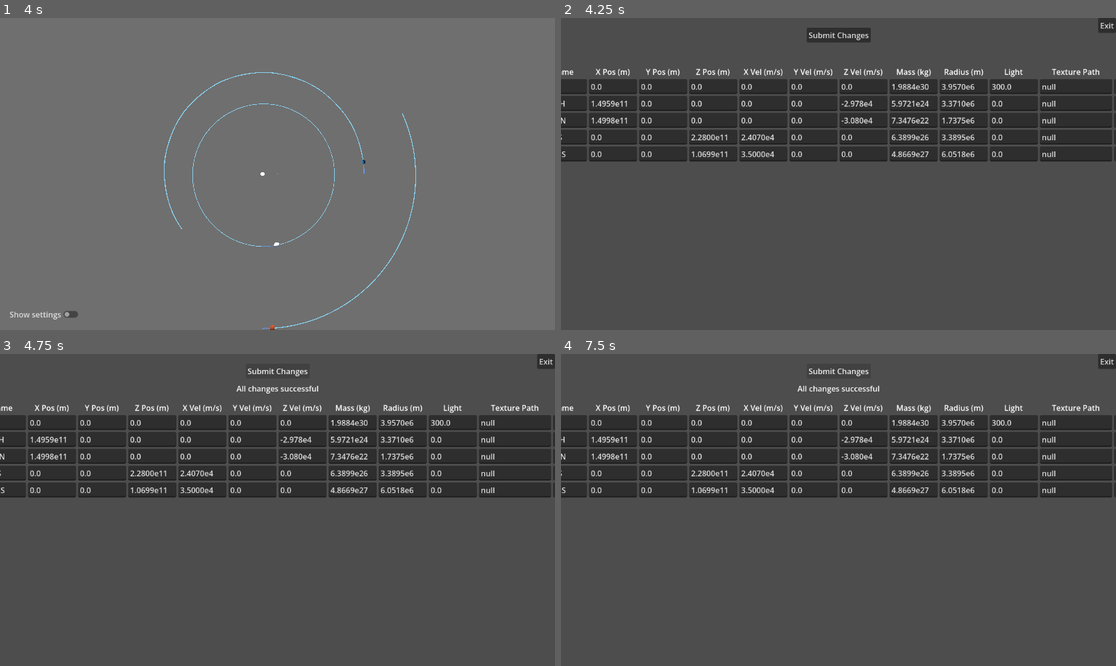
Above: before the commit, frames 1-4 (two rows, left to right).
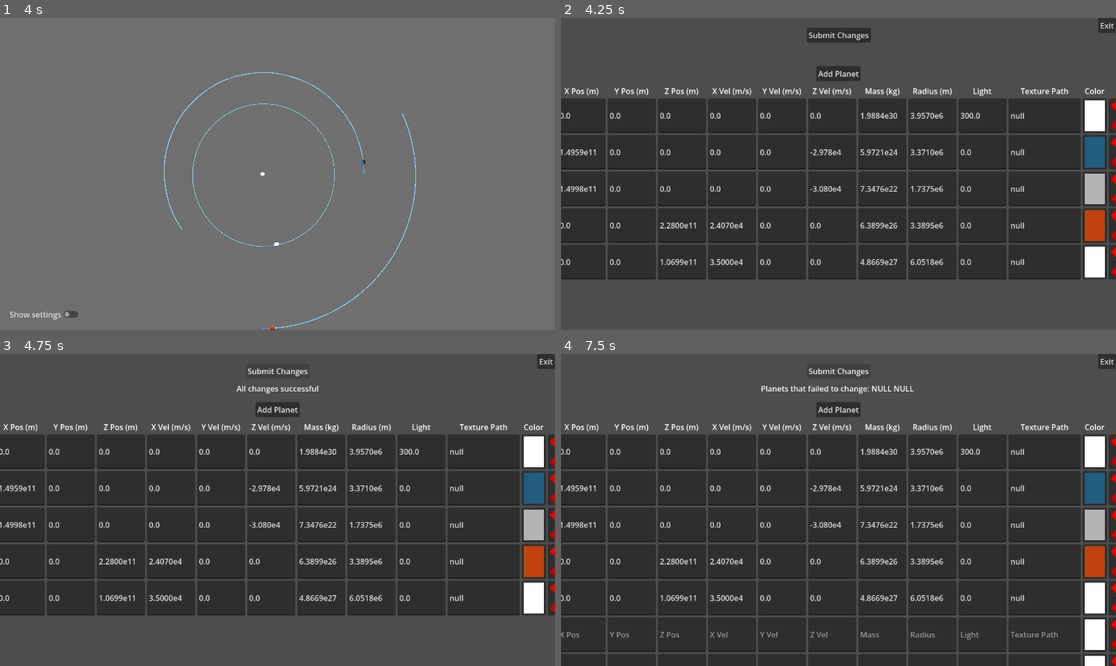
Above: after the commit, the same moments.

Repository: DarkLegend001/Space-Simulator
Game: Godot game, scene res://main/main.tscn
Same seed, same stepped clock (60 frames per second), same inputs: the game is played once before the commit and once after it. A sky picture missing from this copy of the repository is replaced by a grey-blue gradient.
Inputs (mouse positions are in pixels of both pictures, inside the frame that each line leads up to):
- Up to frame 1 (4 s): tap Enter at 0.5 s; move the mouse to (399, 158) at 0.52 s; hold S (camera_back) 0.53-1.28 s; click (399, 158) at 0.67 s; move the mouse to (166, 189) at 1.27 s; tap C (camera_down) at 1.35 s; click (166, 189) at 1.42 s; move the mouse to (333, 105) at 2.02 s; hold W (camera_forward) 2.03-2.78 s; click (333, 105) at 2.17 s; move the mouse to (249, 236) at 2.77 s; tap A (camera_left) at 2.85 s; click (249, 236) at 2.92 s; tap Space (camera_up) at 3.5 s; move the mouse to (444, 220) at 3.52 s; hold D (camera_right) from 3.53 s (still down); click (444, 220) at 3.67 s
- Up to frame 2 (4.25 s): keep holding D (camera_right); tap Escape (ui_cancel) at 4.15 s
- Up to frame 3 (4.75 s): release D (camera_right) at 4.25 s; click "Submit Changes" at 4.25 s
- Up to frame 4 (7.5 s): click (838, 410) at 5 s, where only the run after the commit has a clickable "Add Planet"; click "Submit Changes" at 5.75 s; click (838, 410) at 6.5 s, where only the run after the commit has a clickable "Add Planet"; click "Submit Changes" at 7.25 s

Frame 1 is identical in both runs. In frame 2, 46% of the frame differs, in the area x 0-100%, y 15-84%; in frame 3, 46%; in frame 4, 60%, in the area x 0-100%, y 10-100%.

Commit message:
add dynamic number of planets

Diff:
--- a/settings/initial_planets.gd
+++ b/settings/initial_planets.gd
@@ -25,8 +25,10 @@
 		add_planet(title, pos, vel, mass, radius, luminance, color, null)
 
 
-static func remove_planet(index) -> void:
-	planets.erase(index)
+static func remove_planet(planet) -> void:
+	planets.erase(planet)
 
-static func add_planet(name, pos, vel, mass, radius, luminance, color, texture_path) -> void:
-	planets.append(Planet.new(name, pos, vel, mass, radius, luminance, color, texture_path))
+static func add_planet(name, pos, vel, mass, radius, luminance, color, texture_path) -> Planet:
+	var planet = Planet.new(name, pos, vel, mass, radius, luminance, color, null)
+	planets.append(planet)
+	return planet
--- a/settings/planet_setting_line.gd
+++ b/settings/planet_setting_line.gd
@@ -4,6 +4,12 @@
 const SI_distance_constant = 1
 const SI_mass_constant = 1
 const precision = 4
+
+func _process(_delta) -> void:
+	if ($RemoveButton.button_pressed):
+		InitialPlanets.remove_planet(planet)
+		self.queue_free()
+
 
 func reset_values() -> void:
 	$NameLineEdit.text = planet.name
@@ -18,6 +24,38 @@
 	$LuminanceLineEdit.text = float_to_scientific_string(planet.luminance)
 	$ColorPickerButton.color = planet.color
 	$TexturePathEdit.text = "null" #planet.texture
+
+func create_planet() -> Planet:
+	if ($XPosLineEdit.text.is_valid_float() and
+			$YPosLineEdit.text.is_valid_float() and
+			$ZPosLineEdit.text.is_valid_float() and
+			$XVelLineEdit.text.is_valid_float() and
+			$YVelLineEdit.text.is_valid_float() and
+			$ZVelLineEdit.text.is_valid_float() and
+			$MassLineEdit.text.is_valid_float() and
+			$RadiusLineEdit.text.is_valid_float() and
+			$LuminanceLineEdit.text.is_valid_float()
+		):
+		planet = InitialPlanets.add_planet(
+			$NameLineEdit.text,
+			Vector3(
+				float($XPosLineEdit.text) * SI_distance_constant,
+				float($YPosLineEdit.text) * SI_distance_constant,
+				float($ZPosLineEdit.text) * SI_distance_constant
+			),
+			Vector3(
+				float($XVelLineEdit.text) * SI_distance_constant,
+				float($YVelLineEdit.text) * SI_distance_constant,
+				float($ZVelLineEdit.text) * SI_distance_constant
+			),
+			float($MassLineEdit.text) * SI_mass_constant,
+			float($RadiusLineEdit.text) * SI_distance_constant,
+			float($LuminanceLineEdit.text),
+			$ColorPickerButton.color,
+			$TexturePathEdit.text
+		)
+		return planet
+	return null
 
 func confirm_values() -> bool:
 	if ($XPosLineEdit.text.is_valid_float() and
--- a/settings/planet_setting_line.tscn
+++ b/settings/planet_setting_line.tscn
@@ -1,6 +1,7 @@
 [gd_scene format=3 uid="uid://cenhimtdta4pg"]
 
 [ext_resource type="Script" uid="uid://dx1ogdo6c2cls" path="res://settings/planet_setting_line.gd" id="1_qikq4"]
+[ext_resource type="Texture2D" uid="uid://cuvhhg33kuwm1" path="res://assets/XButton.png" id="2_lo87s"]
 
 [node name="PlanetBox" type="HBoxContainer" unique_id=1125776960]
 offset_right = 40.0
@@ -68,3 +69,8 @@
 text = "Color"
 color = Color(1, 1, 1, 1)
 edit_alpha = false
+
+[node name="RemoveButton" type="Button" parent="." unique_id=1529542940]
+layout_mode = 2
+text = "Delete"
+icon = ExtResource("2_lo87s")
--- a/settings/planet_settings.gd
+++ b/settings/planet_settings.gd
@@ -4,6 +4,10 @@
 
 # Called when the node enters the scene tree for the first time.
 func _ready() -> void:
+	$ExitButton.pressed.connect(exit_settings)
+	$SubmitButton.pressed.connect(submit_changes)
+	$AddPlanetButton.pressed.connect(add_planet)
+
 	var child_scene = preload("planet_setting_line.tscn")
 	for planet in InitialPlanets.planets:
 		var child = child_scene.instantiate()
@@ -16,17 +20,36 @@
 
 # Called every frame. 'delta' is the elapsed time since the previous frame.
 func _process(_delta: float) -> void:
+	if (Input.is_action_just_released("ui_cancel")):
+		get_tree().change_scene_to_file("res://main/main.tscn")
+
+func submit_changes() -> void:
 	var fail_text = "Planets that failed to change: "
 	var any_fail = false
-	if ($SubmitButton.button_pressed):
-		for child in child_lines:
-			if (!child.confirm_values()):
-				any_fail = true
+	var new_child_fail = false
+	for child in child_lines:
+		new_child_fail = false
+		if (!weakref(child).get_ref()):
+			child_lines.erase(child)
+			continue
+		if (child.planet == null):
+			if (child.create_planet() == null):
+				new_child_fail = true
+		if (!child.confirm_values()):
+			any_fail = true
+			if (!new_child_fail):
 				fail_text += child.planet.name + " "
-		if (any_fail):
-			$SubmitFailLabel.text = fail_text
-		else:
-			$SubmitFailLabel.text = "All changes successful"
+			else:
+				fail_text += "NULL "
+	if (any_fail):
+		$SubmitFailLabel.text = fail_text
+	else:
+		$SubmitFailLabel.text = "All changes successful"
 
-	if (Input.is_action_just_released("ui_cancel") or $ExitButton.button_pressed):
-		get_tree().change_scene_to_file("res://main/main.tscn")
+func add_planet() -> void:
+	var new_line = preload("planet_setting_line.tscn").instantiate()
+	child_lines.append(new_line)
+	$PlanetLineParent.add_child(new_line)
+
+func exit_settings() -> void:
+	get_tree().change_scene_to_file("res://main/main.tscn")
--- a/settings/planet_settings.tscn
+++ b/settings/planet_settings.tscn
@@ -44,15 +44,27 @@
 offset_bottom = 83.0
 grow_horizontal = 2
 
+[node name="AddPlanetButton" type="Button" parent="." unique_id=1402052506]
+layout_mode = 1
+anchors_preset = 5
+anchor_left = 0.5
+anchor_right = 0.5
+offset_left = -46.0
+offset_top = 100.0
+offset_right = 46.0
+offset_bottom = 131.0
+grow_horizontal = 2
+text = "Add Planet"
+
 [node name="PlanetLineParent" type="VBoxContainer" parent="." unique_id=874318325]
 layout_mode = 1
 anchors_preset = 5
 anchor_left = 0.5
 anchor_right = 0.5
-offset_left = -20.0
-offset_top = 100.0
-offset_right = 20.0
-offset_bottom = 140.0
+offset_left = -622.0
+offset_top = 140.0
+offset_right = 622.0
+offset_bottom = 180.0
 grow_horizontal = 2
 
 [node name="LabelContainer" type="HBoxContainer" parent="PlanetLineParent" unique_id=1859796568]
Binary file added: assets/XButton.png
Not shown, added: assets/XButton.png.import
